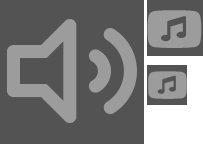
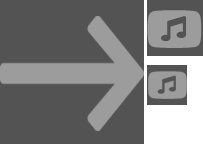
Revision of a layered (203, 144) image; what changed, layer by layer:
added group "repeat" with 3 layers in group "Key Icons" over (0, 16, 144, 131)
added layer "repeat-none" in group "repeat" over (0, 16, 144, 131)
hid group "volume" (5 layers) over (0, 16, 143, 131)
